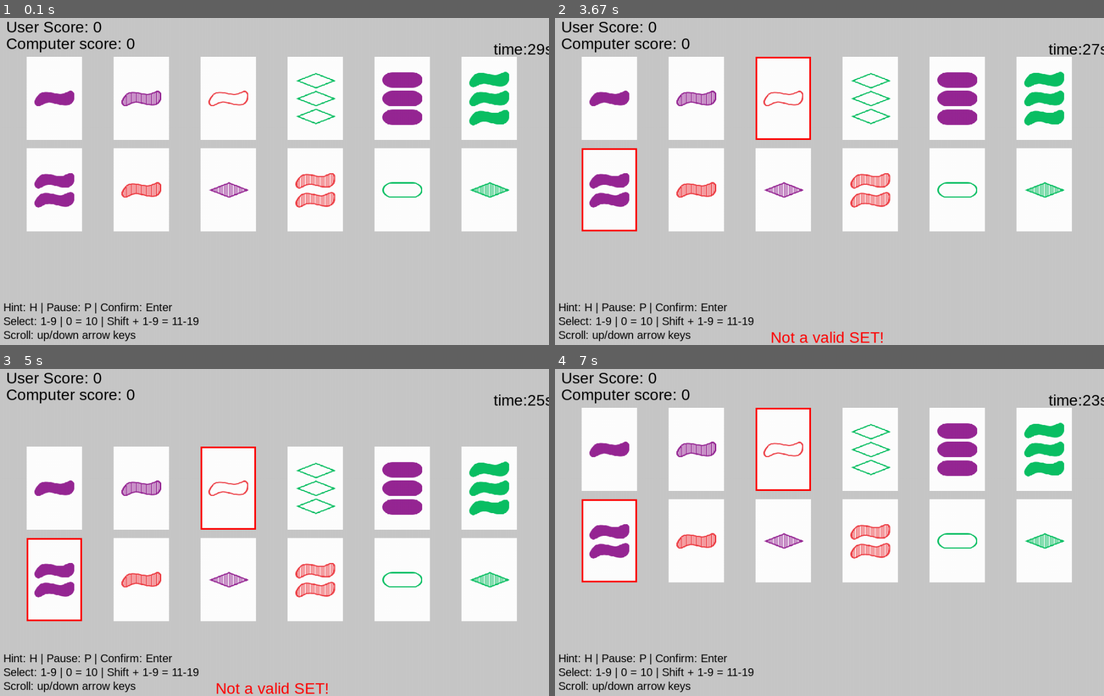
Above: before the commit, frames 1-4 (two rows, left to right).
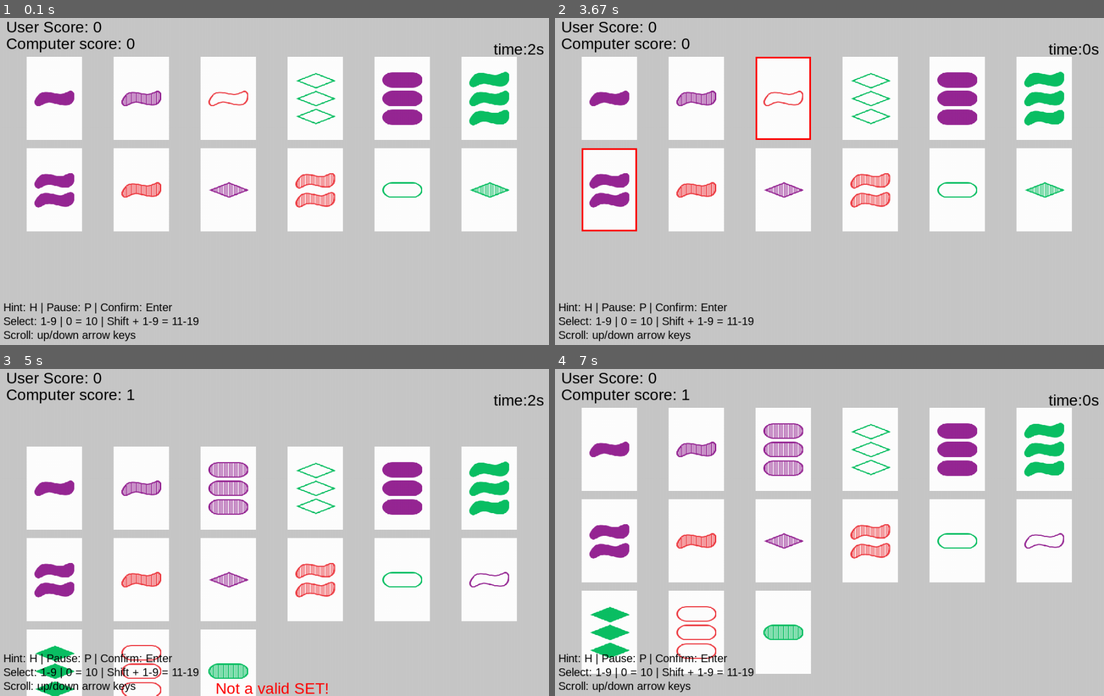
Above: after the commit, the same moments.

Repository: MifiLoiz/Sett
Game: pygame game, started from pygame_Eliza_create_end.py
The game is run twice, just before and just after one commit, with the same random seed, the same clock (stepped at 60 frames per second) and the same inputs.
Inputs (mouse positions are in pixels of both pictures, inside the frame that each line leads up to):
- Up to frame 1 (0.1 s): no input
- Up to frame 2 (3.67 s): hold P 0.33-0.8 s; hold Up 0.33-0.8 s; click (609, 96) at 0.88 s; hold P 1.17-1.63 s; hold Up 1.17-1.63 s; tap H at 1.67 s; click (697, 96) at 2.05 s; click (1043, 96) at 2.38 s; click (780, 96) at 2.72 s; click (609, 191) at 3.05 s
- Up to frame 3 (5 s): hold Enter 3.83-4.3 s; hold Down 3.83-4.3 s; click (142, 663) at 4.88 s, where only the run after the commit has a clickable "Computer found a SET! +1 point"
- Up to frame 4 (7 s): hold Up 5.17-5.63 s; hold Down 5.67-6.03 s; hold Up 6.07-6.37 s; hold Down 6.4-6.7 s; hold Up from 6.73 s (still down)

The runs differ from the first frame. In frame 1, less than 0.1% of the frame differs, in the area x 97-100%, y 7-12%; in frame 2, 0.4%; in frame 3, 7.7%; in frame 4, 9.4%, in the area x 4-100%, y 6-94%.

Commit message:
game now quits when self.deck = []

Diff:
--- a/pygame_Eliza_create_end.py
+++ b/pygame_Eliza_create_end.py
@@ -16,13 +16,14 @@
 MARGIN = 15
 DISPLAY_WIDTH = 1000
 DISPLAY_HEIGHT = 600
-TIMER_DURATION = 30  # seconds
+TIMER_DURATION = 3  # seconds
 CARD_FOLDER = "kaarten/"
 ICON_PATH = "SET_FamilyGames_digital-1.png"
 INITIAL_CARDS = 12  # initial number of cards on the table
 CARDS_TO_ADD = 3  # number of cards to add when no set is found
-MESSAGE_DURATION = 3  # seconds for message display
-COMPUTER_PAUSE = 3 #seconds to pause after computer finds set
+MESSAGE_DURATION = 1  # seconds for message display
+COMPUTER_PAUSE = 1 #seconds to pause after computer finds set
+game_over_trigger = False
 
 #Card naming maps
 Color_names = {1: 'green', 2: 'red', 3: 'purple'}
@@ -139,7 +140,6 @@
                 elif card in self.hint_cards:
                     # draws green rectangle around hint cards
                     pygame.draw.rect(self.screen, (0, 255, 0), (card_x, card_y, CARD_WIDTH, CARD_HEIGHT), 3)
-#!!!!!!!!!!!!!!!!!!!!!!!!!!!!!!!
                 # Checks if this is the last set the computer has found and marks the found set blue
                 elif i in self.computer_last_set_indices and time.time() < self.computer_pause_end:
                     pygame.draw.rect(self.screen, (0,0,255), (card_x, card_y, CARD_WIDTH, CARD_HEIGHT), 3)
@@ -236,6 +236,7 @@
     def select_card(self, index):
         #selects a card based on the index, if index is valid
         if index < len(self.table_cards):
+            print(self.selected_indices)
             if index in self.selected_indices:
                 self.selected_indices.remove(index)
             else:
@@ -257,6 +258,7 @@
             if not self.hint_used:
                 self.user_score += 1
             self.replace_cards(self.selected_indices)
+            print(self.selected_indices)
             self.timer_start = time.time()  # resets the timer on valid set
         else:
             self.message = "Not a valid SET!"
@@ -311,11 +313,18 @@
             self.message_time = time.time()  # sets the message time to current time
 
     def computer_turn(self):
+        global game_over_trigger
         if self.computer_processing:
             return #Don't allow new turns during the pause
+
         #computer's turn to find a set
         found_set = SetAlgorithms.find_one_set(self.table_cards)
-        if found_set and SetAlgorithms.is_valid_set(*found_set):
+        if len(self.deck) == 0 and not found_set:
+            #ie, when theres no new found set and we have run out of cards:
+            #self.message = "Game has ended"
+            #self.message_color = (0,0,0)  # black color for no game ended message
+            game_over_trigger = True
+        elif found_set and SetAlgorithms.is_valid_set(*found_set):
             self.computer_last_set_indices = [self.table_cards.index(card) for card in found_set]
             self.computer_score += 1
             self.message = "Computer found a SET! +1 point"
@@ -325,19 +334,21 @@
             self.computer_set_found_time = time.time()
             self.computer_processing = True # Start pause lock
             return True
-        else:
+
+        # If no valid sets, two cases: add three cards or end the game  ELIZA
+        elif not found_set and len(self.deck) != 0:
             # if no valid set is found, computer adds 3 cards
             if self.deck:
                 self.add_cards(min(CARDS_TO_ADD, len(self.deck))) # max 3 cards can be added
                 self.message = "No sets found, added 3 cards."
                 self.message_color = (0,0,0)  # black color for no set message
                 self.message_time = time.time()
-#!!!!!!!!!!!!!!!!!!!!!!!!!!!!!!!!
-                # Checks if the games should end, clean the table, makes sure the computer is done with processing the set
+                # Checks if the games should end, clean the table, makes sure the computer is done with processing the set  ##ELIZA Q: does this work?
                 self.clean_up_table()
                 self.check_game_over()
             self.computer_processing = False
             return False
+
 
     def update_timer(self):
         #updates the timer and checks if the time is up
@@ -393,6 +404,14 @@
             else:
                 self.draw_text(self.message, DISPLAY_WIDTH // 2-100, DISPLAY_HEIGHT//2, self.font, (200,0,0))
                 pygame.display.flip()
+
+            if game_over_trigger == True:
+                time_till_quit = pygame.time.get_ticks() + 3000
+
+            if game_over_trigger == True and pygame.time.get_ticks() >= time_till_quit:
+                pygame.quit()
+                sys.exit()
+
         pygame.quit()
         sys.exit()
 
